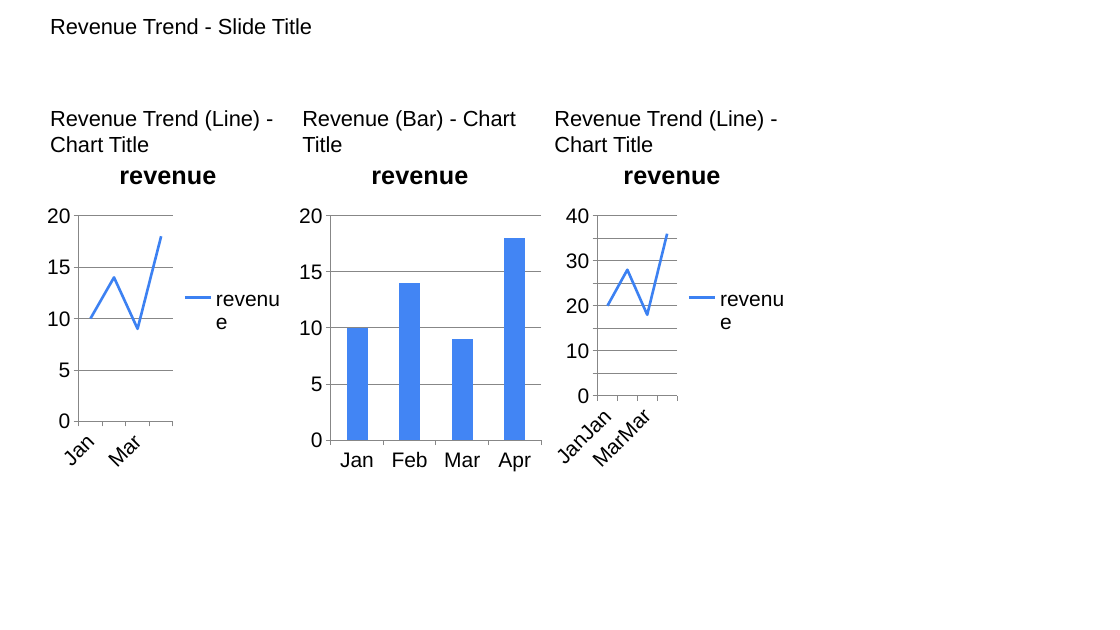
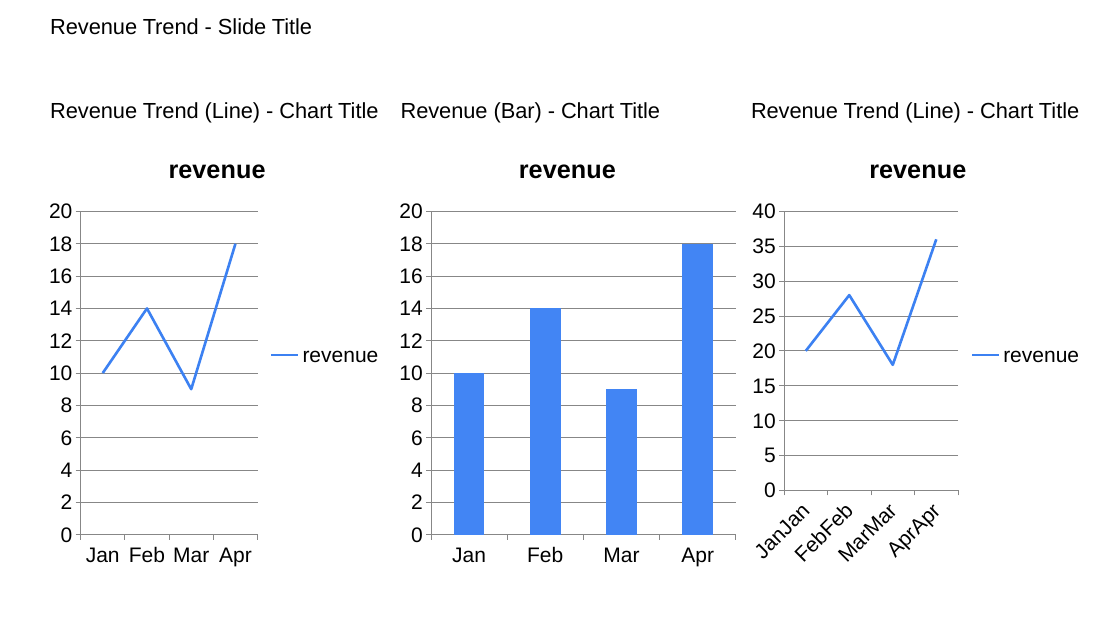
Before and after one commit to josephcobb111/deckbridge, a slide deck: slide 4 of notebooks/demo.pptx. Drawn at 1120x630 pixels with LibreOffice and Linux fonts; fonts in the diff are those of the drawing. Boxes give left, top, right and bottom in pixels: in the first picture for what was removed or moved away, otherwise in the second. Text is boxed around its words. In the diff, an @@ line names an element or a change of style, - is before the commit and + after.

Commit message:
two, three chart layouts

```diff
--- a/notebooks/demo.pptx
+++ b/notebooks/demo.pptx
@@ text "Revenue Trend (Line) - Chart ..." rewrapped from [50, 110, 261, 153] to [50, 102, 378, 123] @@
@@ text "Revenue (Bar) - Chart Title" rewrapped from [302, 110, 516, 153] to [401, 102, 660, 123] @@
@@ text "Revenue Trend (Line) - Chart ..." rewrapped from [554, 110, 765, 153] to [751, 102, 1079, 123] @@
@@ line chart: place and size @@
-line chart at [42, 143, 294, 479]
+line chart at [42, 134, 392, 576]
@@ column chart: place and size @@
-column chart at [294, 143, 546, 479]
+column chart at [392, 134, 743, 576]
@@ line chart: place and size @@
-line chart at [546, 143, 798, 479]
+line chart at [743, 134, 1093, 576]
```
Also in this commit, not shown: 1 other slide changed, 1 other file.
